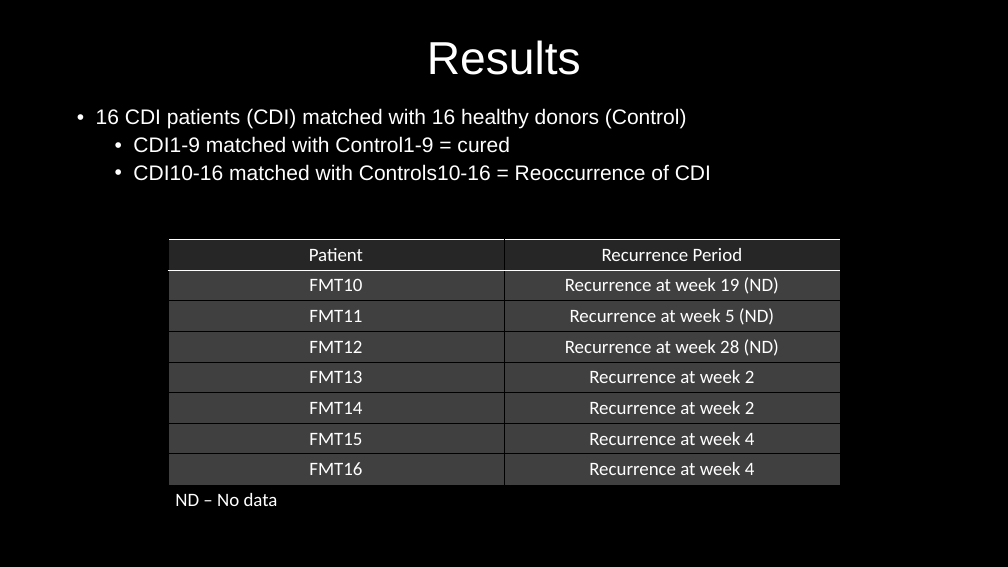
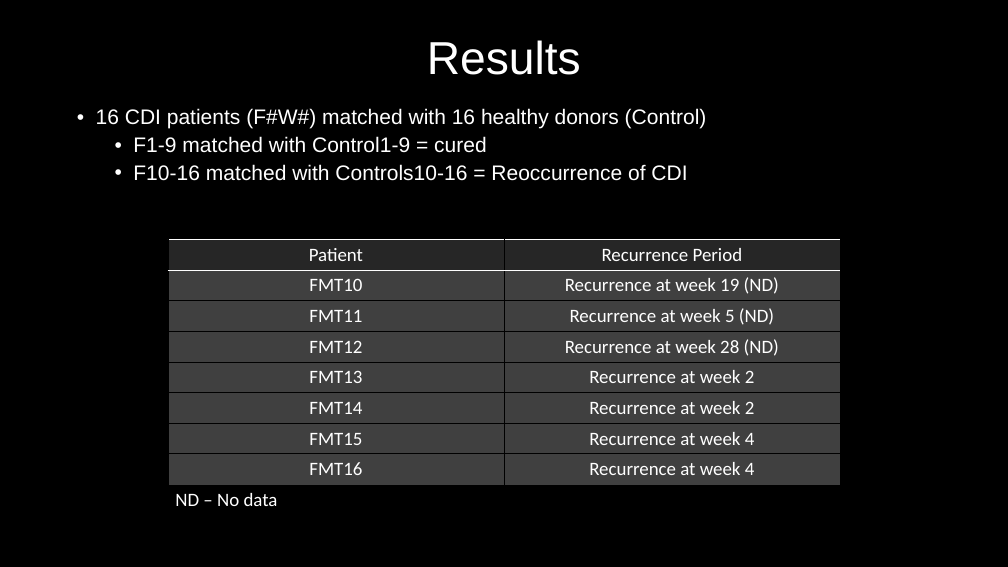
Before and after one commit to MyGitUse/MBIO7160, a slide deck: slide 18 of FinalProject/191128_Presentation_NM.pptx. Drawn at 1008x567 pixels with LibreOffice and Linux fonts; fonts in the diff are those of the drawing. Boxes give left, top, right and bottom in pixels: in the first picture for what was removed or moved away, otherwise in the second. Text is boxed around its words. In the diff, an @@ line names an element or a change of style, - is before the commit and + after.

Commit message:
update

```diff
--- a/FinalProject/191128_Presentation_NM.pptx
+++ b/FinalProject/191128_Presentation_NM.pptx
@@ text at [96, 108, 707, 181]: text changed @@
-• 16 CDI patients (CDI) matched with 16 healthy donors (Control)
-  • CDI1-9 matched with Control1-9 = cured
-  • CDI10-16 matched with Controls10-16 = Reoccurrence of CDI
+• 16 CDI patients (F#W#) matched with 16 healthy donors (Control)
+  • F1-9 matched with Control1-9 = cured
+  • F10-16 matched with Controls10-16 = Reoccurrence of CDI
```
